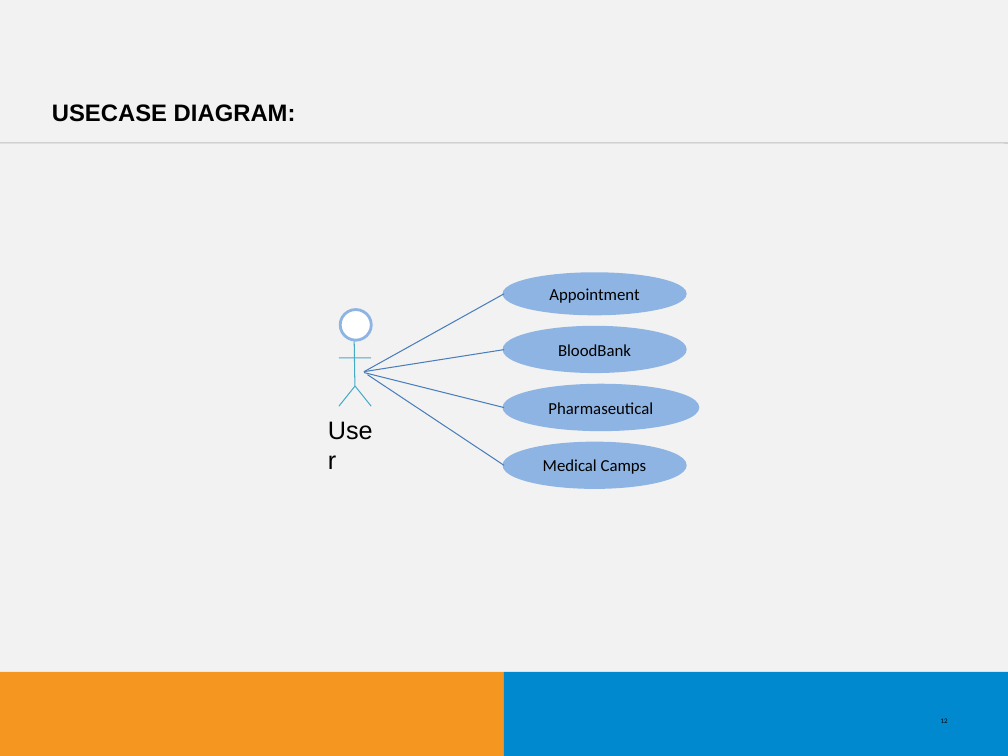
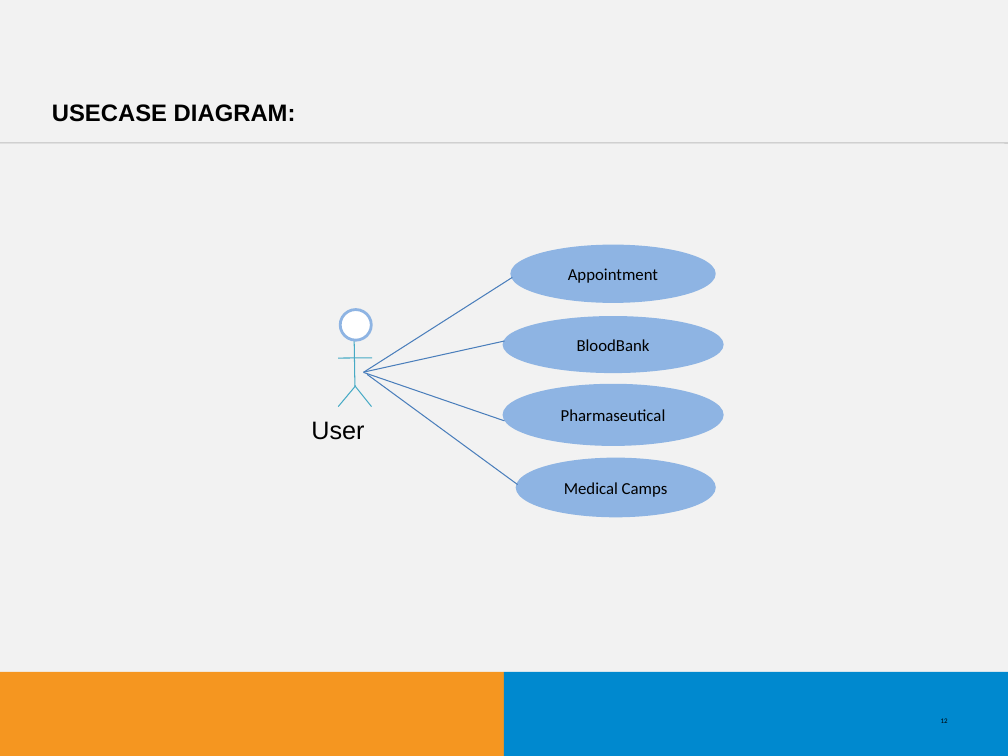
Before and after one commit to VishnuKandoth/clinicare, a slide deck: slide 12 of SYNOPISIS CLINICARE.ppt. Drawn at 1008x756 pixels with LibreOffice and Linux fonts; fonts in the diff are those of the drawing; background and template pictures are left out. Boxes give left, top, right and bottom in pixels: in the first picture for what was removed or moved away, otherwise in the second. Text is boxed around its words. In the diff, an @@ line names an element or a change of style, - is before the commit and + after.

```diff
--- a/SYNOPISIS CLINICARE.ppt
+++ b/SYNOPISIS CLINICARE.ppt
@@ ellipse "Appointment": place and size @@
-ellipse "Appointment" at (504, 274, 685, 314)
+ellipse "Appointment" at (512, 246, 715, 301)
@@ line moved from (364, 372) - (504, 293) to (364, 372) - (512, 277) @@
@@ ellipse "BloodBank": place and size @@
-ellipse "BloodBank" at (504, 328, 685, 372)
+ellipse "BloodBank" at (504, 318, 722, 372)
@@ line moved from (364, 372) - (504, 350) to (364, 372) - (504, 341) @@
@@ line moved from (364, 373) - (504, 407) to (364, 373) - (504, 420) @@
@@ line moved from (368, 375) - (504, 466) to (368, 375) - (517, 484) @@
@@ ellipse "Pharmaseutical": place and size @@
-ellipse "Pharmaseutical" at (504, 385, 698, 429)
+ellipse "Pharmaseutical" at (504, 385, 722, 445)
@@ text "User" rewrapped from (318, 409, 386, 480) to (311, 421, 364, 440) @@
@@ ellipse "Medical Camps": place and size @@
-ellipse "Medical Camps" at (504, 444, 685, 488)
+ellipse "Medical Camps" at (517, 459, 715, 515)
```
Also in this commit, not shown: 10 other slides changed, 3 other files.
